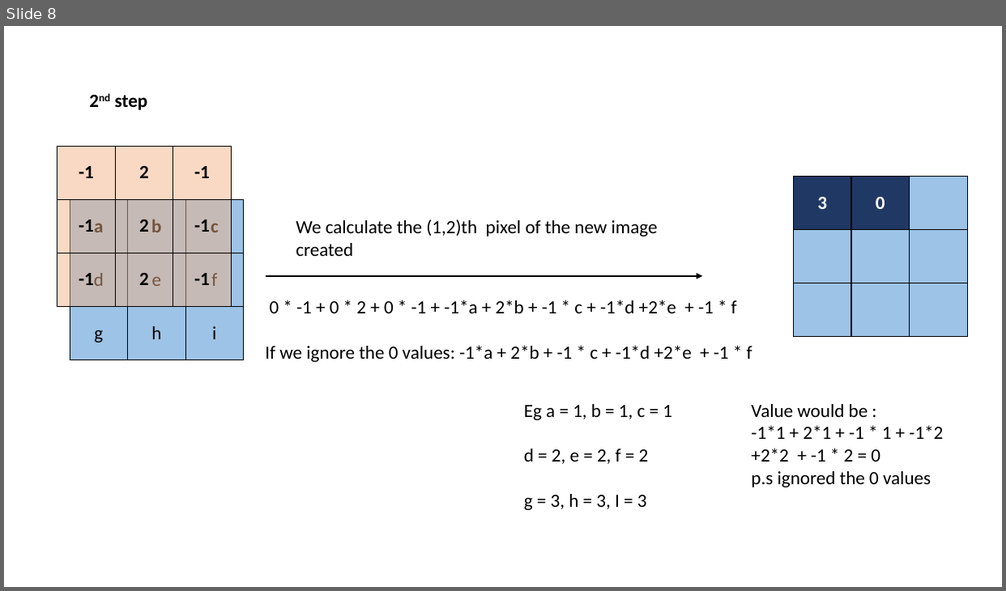
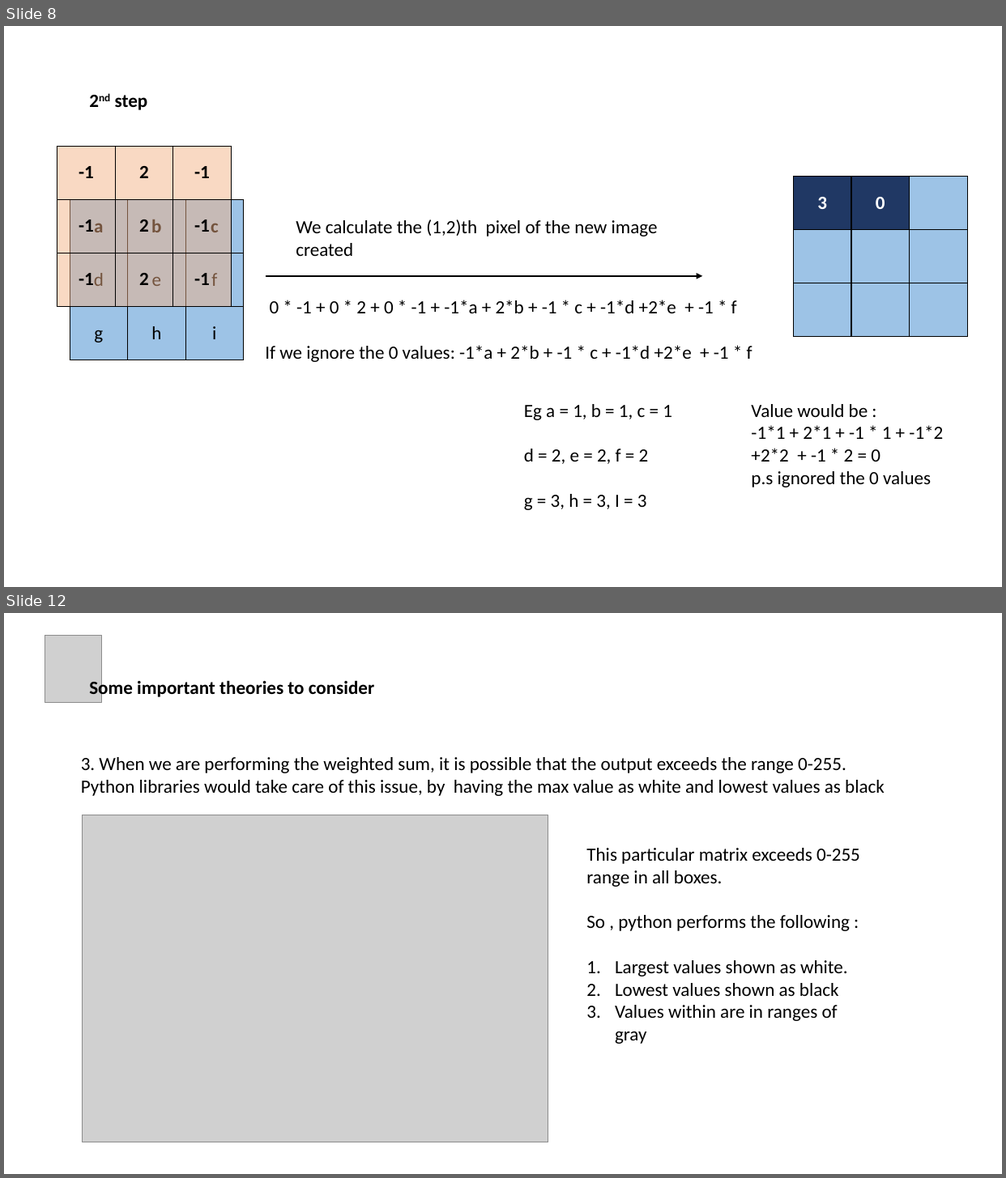
Before and after one commit to in-tandem/real_world_use_cases_1, a slide deck: images_playground/Convolution.pptx. Shown one above the other, each under a label of ours: slide 8 before the commit, slides 8 and 12 after it; the slides between them are not shown. The pictures are 1006x591 and 1006x1178 pixels, drawn with LibreOffice and Linux fonts; fonts in the diff are those of the drawing; grey boxes stand for pictures. Boxes give left, top, right and bottom in pixels: in the first picture for what was removed or moved away, otherwise in the second. Text is boxed around its words. In the diff, an @@ line names an element or a change of style, - is before the commit and + after.

```diff
--- a/images_playground/Convolution.pptx
+++ b/images_playground/Convolution.pptx
@@ slide 12 added at bbox=[4, 613, 1002, 1174], background #FFFFFF @@
@@ picture added at bbox=[45, 636, 102, 703] @@
@@ text added at bbox=[89, 679, 374, 700], 18 pt, text #000000, bold @@
+Some important theories to consider
@@ text added at bbox=[81, 757, 884, 796], 18 pt, text #000000 @@
+3. When we are performing the weighted sum, it is possible that the output exceeds the range 0-255. Python libraries would take care of this issue, by having the max value as white and lowest values as black
@@ picture added at bbox=[82, 815, 548, 1143] @@
@@ text added at bbox=[586, 848, 860, 1044], 18 pt, text #000000 @@
+This particular matrix exceeds 0-255 range in all boxes.
+So , python performs the following :
+1. Largest values shown as white.
+2. Lowest values shown as black
+3. Values within are in ranges of gray
```
Also in this commit, not shown: 4 slides changed, 1 other file.
